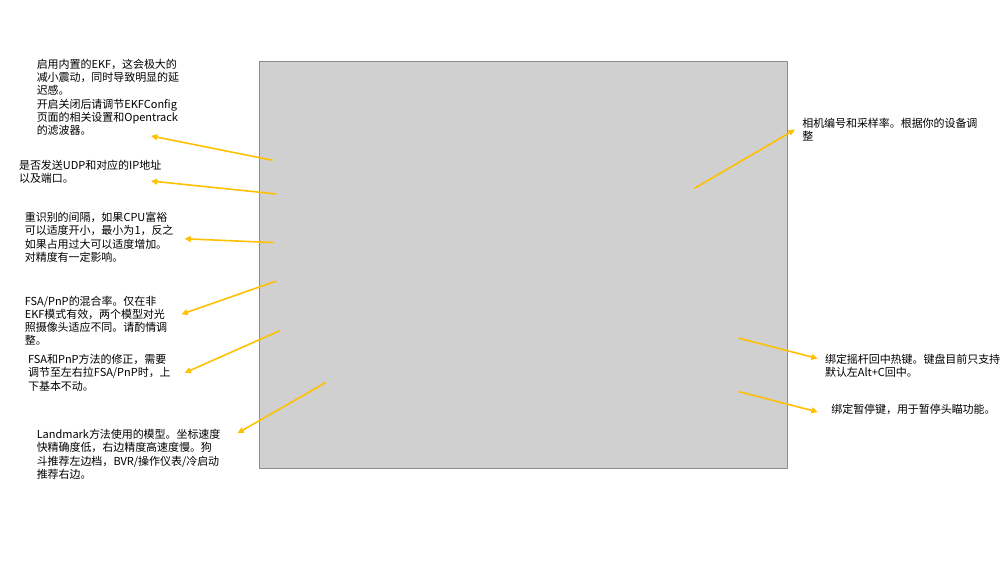
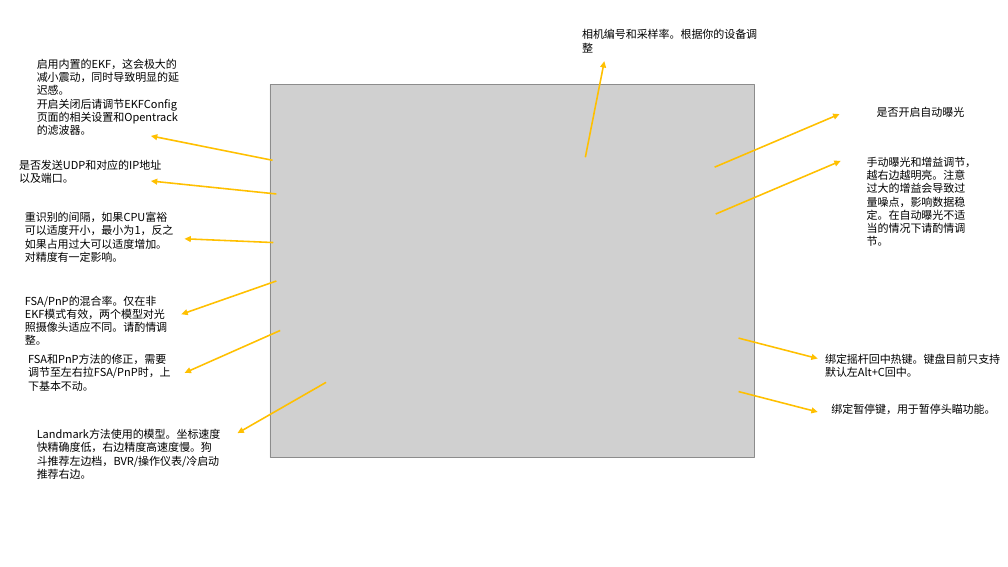
Before and after one commit to jyfzh/FOXTracker, a slide deck: slide 2 of docs/slide.pptx. Drawn at 1008x567 pixels with LibreOffice and Linux fonts; fonts in the diff are those of the drawing; grey boxes stand for pictures. Boxes give left, top, right and bottom in pixels: in the first picture for what was removed or moved away, otherwise in the second. Text is boxed around its words. In the diff, an @@ line names an element or a change of style, - is before the commit and + after.

```diff
--- a/docs/slide.pptx
+++ b/docs/slide.pptx
@@ text "相机编号和采样率。根据你的设备调整" moved from (x1=802, y1=117, x2=977, y2=144) to (x1=582, y1=28, x2=757, y2=53) @@
@@ picture resized from (x1=259, y1=62, x2=787, y2=469) to (x1=270, y1=85, x2=755, y2=458) @@
@@ arrow added from (585, 157) to (604, 61), #FFC000 1.5 pt @@
@@ arrow moved from (694, 188) - (795, 129) to (715, 167) - (839, 114) @@
@@ text added at (x1=877, y1=106, x2=965, y2=117), 10.5 pt, text #000000 @@
+是否开启自动曝光
@@ arrow added from (716, 214) to (841, 161), #FFC000 1.5 pt @@
@@ text added at (x1=867, y1=156, x2=976, y2=246), 10.5 pt, text #000000 @@
+手动曝光和增益调节，越右边越明亮。注意过大的增益会导致过量噪点，影响数据稳定。在自动曝光不适当的情况下请酌情调节。
```
Also in this commit, not shown: 4 other files.
